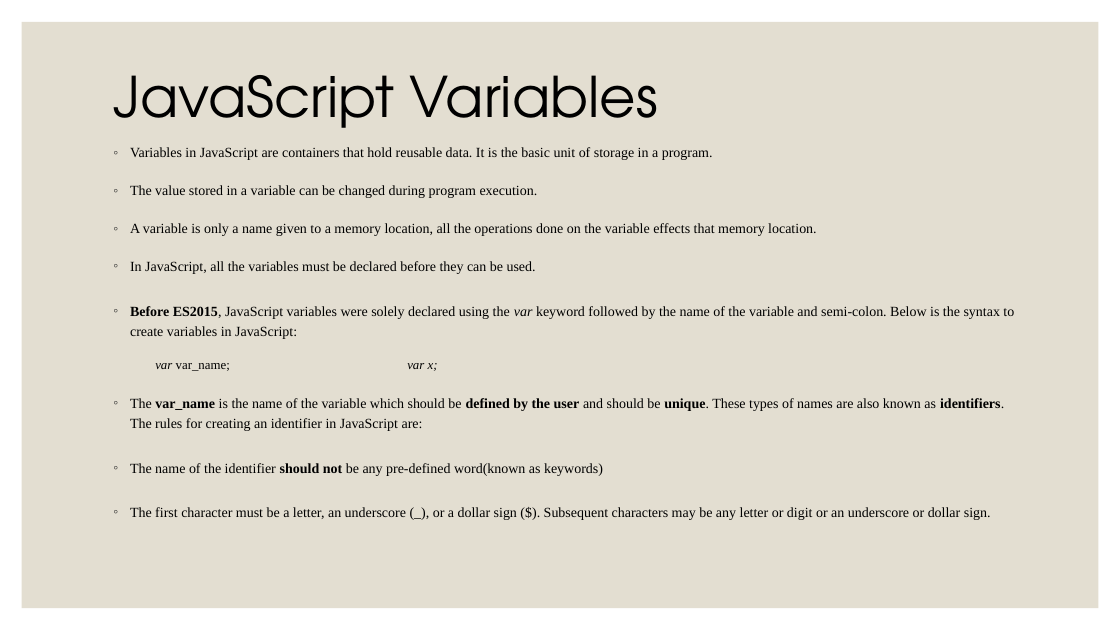
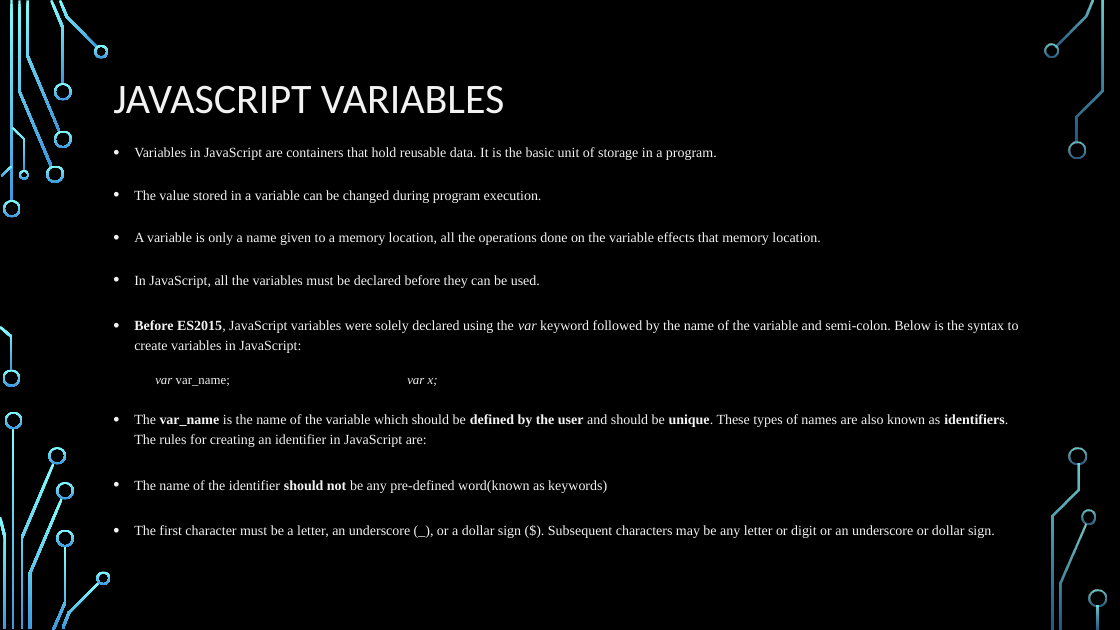
Before and after one commit to PramodJana/JavaScript, a slide deck: slide 3 of GFG JS Course Curriculam/Articles/001 Basics of JavaScript.pptx. Drawn at 1120x630 pixels with LibreOffice and Linux fonts; fonts in the diff are those of the drawing; background and template pictures are left out. Boxes give left, top, right and bottom in pixels: in the first picture for what was removed or moved away, otherwise in the second. Text is boxed around its words. In the diff, an @@ line names an element or a change of style, - is before the commit and + after.

```diff
--- a/GFG JS Course Curriculam/Articles/001 Basics of JavaScript.pptx
+++ b/GFG JS Course Curriculam/Articles/001 Basics of JavaScript.pptx
@@ background #FFFFFF to picture (left out) @@
@@ rectangle removed at [22, 22, 1099, 608] @@
@@ title at [113, 85, 505, 114]: text changed; size 48 to 36 pt; font TeX Gyre Adventor to Calibri; text colour #000000 to #F2F2F2 @@
-JavaScript Variables
+JAVASCRIPT VARIABLES
@@ text "Variables in JavaScript are containers ..." at [134, 147, 1019, 538]: text colour #000000 to #F2F2F2; bullet ◦ to •; more space between paragraphs; line spacing 0.8 to 1 @@
@@ group added at [0, 0, 1107, 630]: 33 freeform shapes, 3 rectangles @@
```
Also in this commit, not shown: 15 other slides changed.
